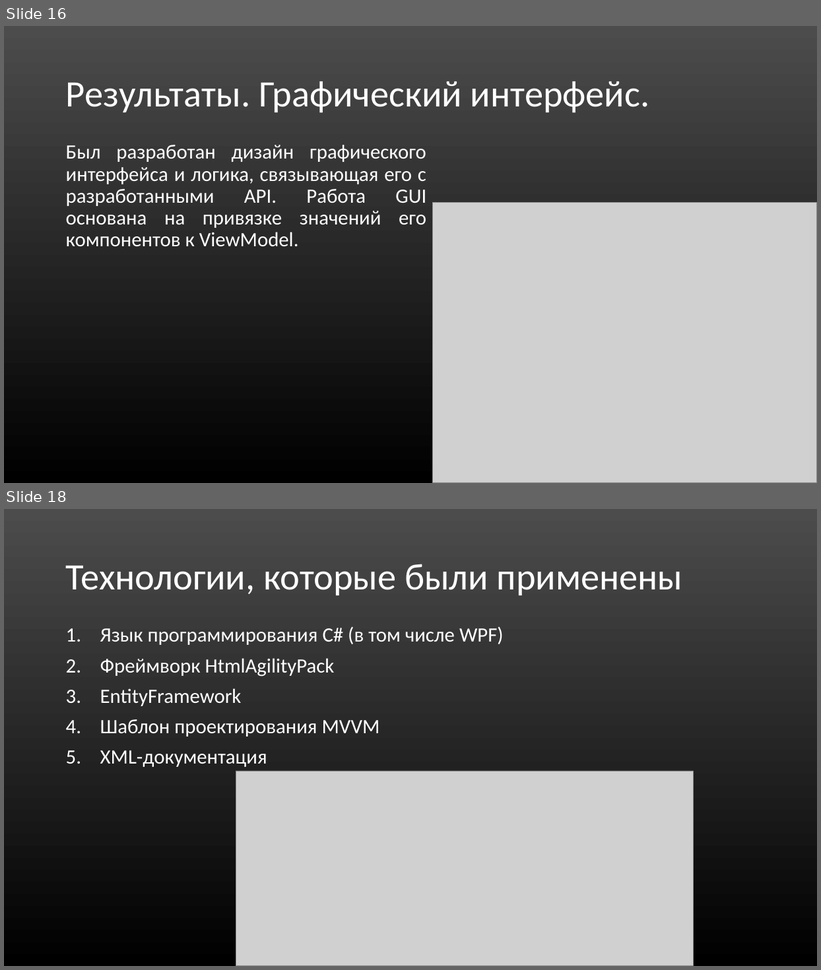
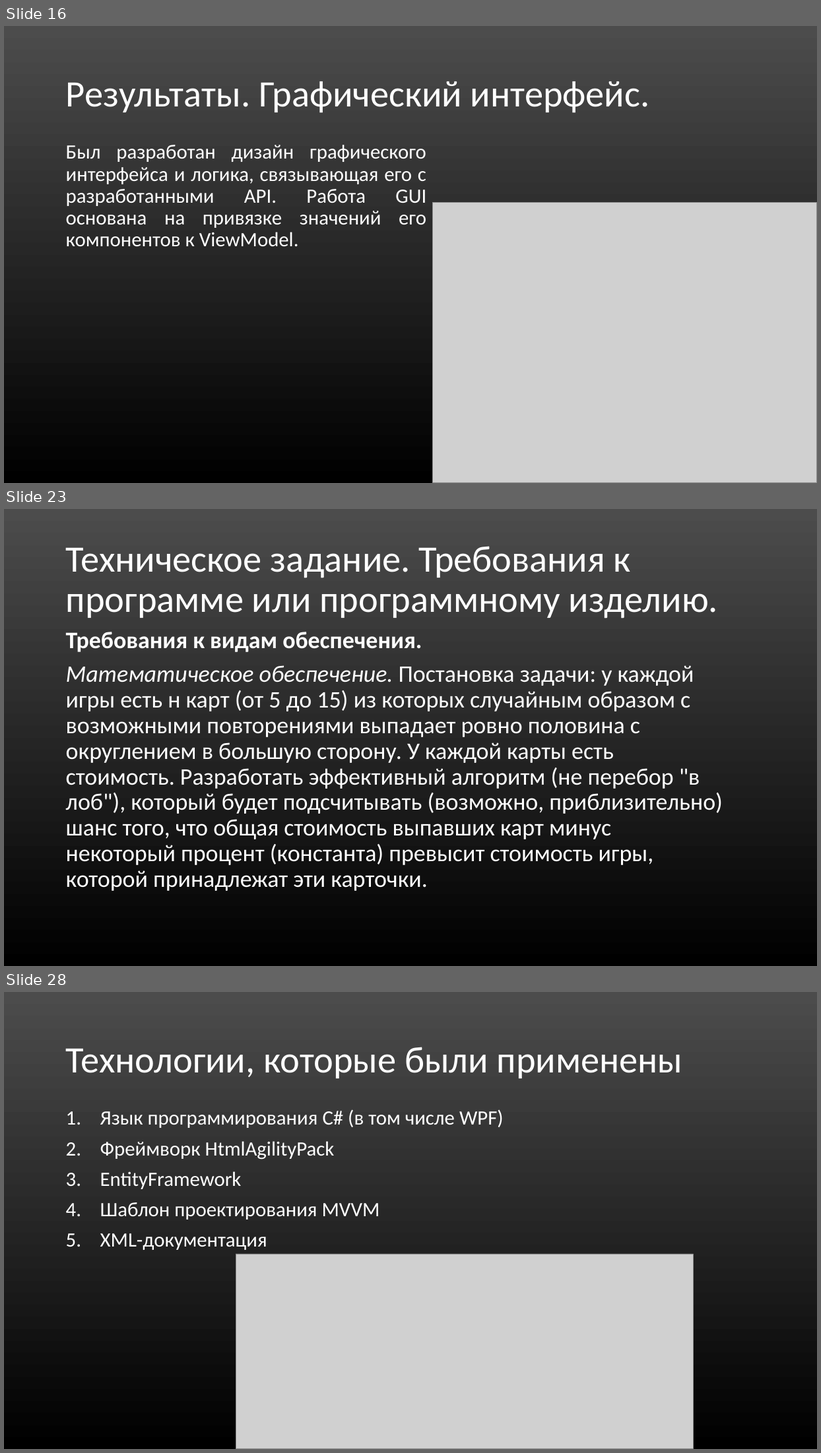
Before and after one commit to Mr-Dm1try/SteamCardsFarmer, a slide deck: Презентация_Помойки.ppt. Shown one above the other, each under a label of ours: slides 16 and 18 before the commit, slides 16, 23 and 28 after it; the slides between them are not shown. The pictures are 821x970 and 821x1453 pixels, drawn with LibreOffice and Linux fonts; fonts in the diff are those of the drawing; grey boxes stand for pictures. Boxes give left, top, right and bottom in pixels: in the first picture for what was removed or moved away, otherwise in the second. Text is boxed around its words. In the diff, an @@ line names an element or a change of style, - is before the commit and + after.

```diff
--- a/Презентация_Помойки.ppt
+++ b/Презентация_Помойки.ppt
@@ slide 23 added at <box>4,509,817,966</box>, background gradient #4C4C4C to #000000 @@
@@ title added at <box>66,546,718,619</box>, 44 pt, text #FFFFFF @@
+Техническое задание. Требования к программе или программному изделию.
@@ text added at <box>66,632,723,891</box>, 28 pt, text #FFFFFF @@
+Требования к видам обеспечения.
+Математическое обеспечение. Постановка задачи: у каждой игры есть н карт (от 5 до 15) из которых случайным образом с возможными повторениями выпадает ровно половина с округлением в большую сторону. У каждой карты есть стоимость. Разработать эффективный алгоритм (не перебор "в лоб"), который будет подсчитывать (возможно, приблизительно) шанс того, что общая стоимость выпавших карт минус некоторый процент (константа) превысит стоимость игры, которой принадлежат эти карточки.
@@ what was slide 18 is now slide 28 @@
```
Also in this commit, not shown: 1 slide changed, 9 other slides added, 2 other files.
